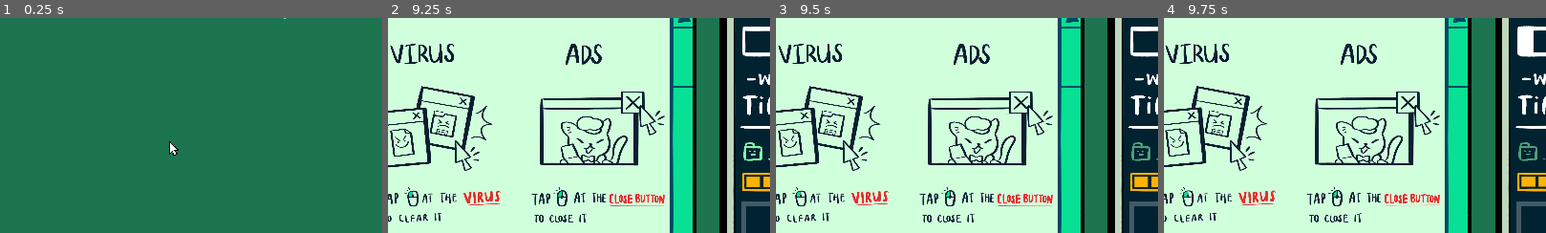
Above: before the commit, frames 1-4 (left to right).
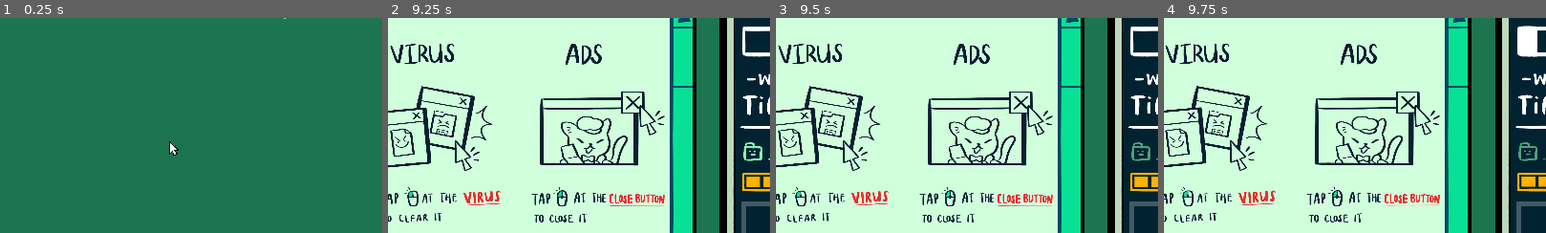
Above: after the commit, the same moments.

Repository: icheft524/Folder-Brawler
Game: Godot game, scene res://menu.tscn
The game is run twice, just before and just after one commit, with the same random seed, the same clock (stepped at 60 frames per second) and the same inputs. The engine's default icon, where the game draws it, is replaced by a stand-in: a white triangle on a blue panel in a dark square.
Inputs (mouse positions are % of the whole screen's width and height, from its top left):
- Up to frame 1 (0.25 s): no input
- Up to frame 2 (9.25 s): click (3, 6) at 0.5 s; tap Enter (ui_accept) at 1.25, 2, 2.75, 3.5, 4.25, 4.52, 5 s; drag from (86, 72) to (24, 16) at 1.27 s; drag from (86, 89) to (24, 16) at 2.02 s; move the mouse to (60, 28) at 2.77 s; press the mouse at (60, 28) at 2.78 s; release the mouse at (60, 28) at 3.5 s; drag from (45, 70) to (86, 72) at 3.52 s; move the mouse to (80, 65) at 4.27 s; press the mouse at (80, 65) at 4.28 s; release the mouse at (80, 65) at 5 s; drag from (24, 16) to (35, 25) at 5.02 s; move the mouse to (55, 50) at 5.77 s; press the mouse at (55, 50) at 5.78 s; release the mouse at (55, 50) at 6.5 s; drag from (55, 28) to (30, 55) at 6.52 s; drag from (16, 50) to (60, 28) at 7.27 s; drag from (23, 38) to (25, 10) at 8.02 s; move the mouse to (9, 27) at 8.77 s; press the mouse at (9, 27) at 8.78 s
- Up to frame 3 (9.5 s): no input
- Up to frame 4 (9.75 s): release the mouse at (9, 27) at 9.5 s; drag from (26, 21) to (20, 35) at 9.52 s
The pictures show only the part of the screen within x 28-78%, y 21-71%; the shares and areas given below are measured in that part.

Frames 1-3 are identical in both runs. In frame 4, 0.1% of the frame differs, in the area x 96-98%, y 3-19%.

Commit message:
closebutton

Diff:
--- a/folder/folder.gd
+++ b/folder/folder.gd
@@ -9,7 +9,7 @@
 @export var speed_y = 7
 @export var inv: Inv
 var capacity = 0
-@export var max_capacity = 10
+@export var max_capacity = 8
 @export var slowness = 0.02
 @export var m_fat = 0.8
 @export var l_fat = 0.5
@@ -175,13 +175,13 @@
 
 
 func check_cap():
-	if capacity < 2:
+	if capacity < 1:
 		fatness = 1
 		$Sprite2D.texture = load("res://art/playerfolder/s/playerbody_s_idle.png")
 		$face.texture = load("res://art/playerfolder/s/playerface_S.png")
 		$outline.texture = load("res://art/playerfolder/s/playerbody_s_hover.png")
 		$shadow.texture = load("res://art/playerfolder/s/playerbody_s_dragging.png")
-	elif capacity < 4:
+	elif capacity < 3:
 		fatness = m_fat
 		$Sprite2D.texture = load("res://art/playerfolder/m/playerbody_m_idle.png")
 		$face.texture = load("res://art/playerfolder/m/playerface_M.png")
@@ -193,13 +193,13 @@
 		$face.texture = load("res://art/playerfolder/l/playerface_L.png")
 		$outline.texture = load("res://art/playerfolder/l/playerbody_l_hover.png")
 		$shadow.texture = load("res://art/playerfolder/l/playerbody_l_dragging.png")
-	elif capacity < 8:
+	elif capacity < 9:
 		fatness = xl_fat
 		$Sprite2D.texture = load("res://art/playerfolder/xl/playerbody_xl_idle.png")
 		$face.texture = load("res://art/playerfolder/xl/playerface_XL.png")
 		$outline.texture = load("res://art/playerfolder/xl/playerbody_xl_hover.png")
 		$shadow.texture = load("res://art/playerfolder/xl/playerbody_xl_dragging.png")
-	else:
+	elif capacity >= max_capacity:
 		get_tree().reload_current_scene()
 
 func _on_area_2d_mouse_entered():
Binary file added: art/closebutton.png
Not shown, added: art/closebutton.png.import
Binary file added: art/closebuttonhover.png
Not shown, added: art/closebuttonhover.png.import
